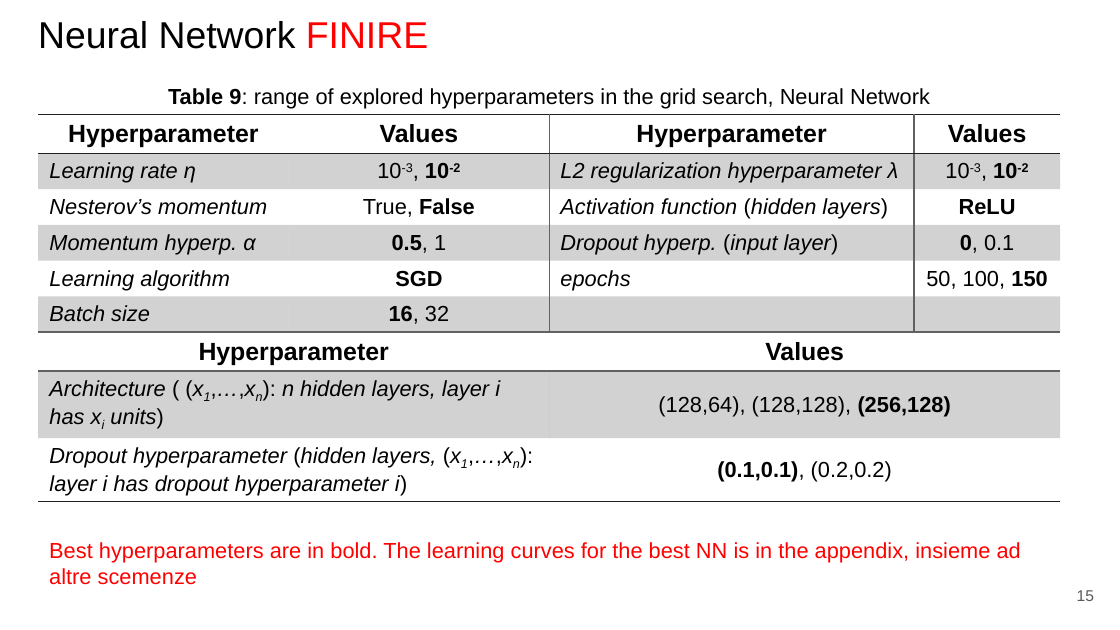
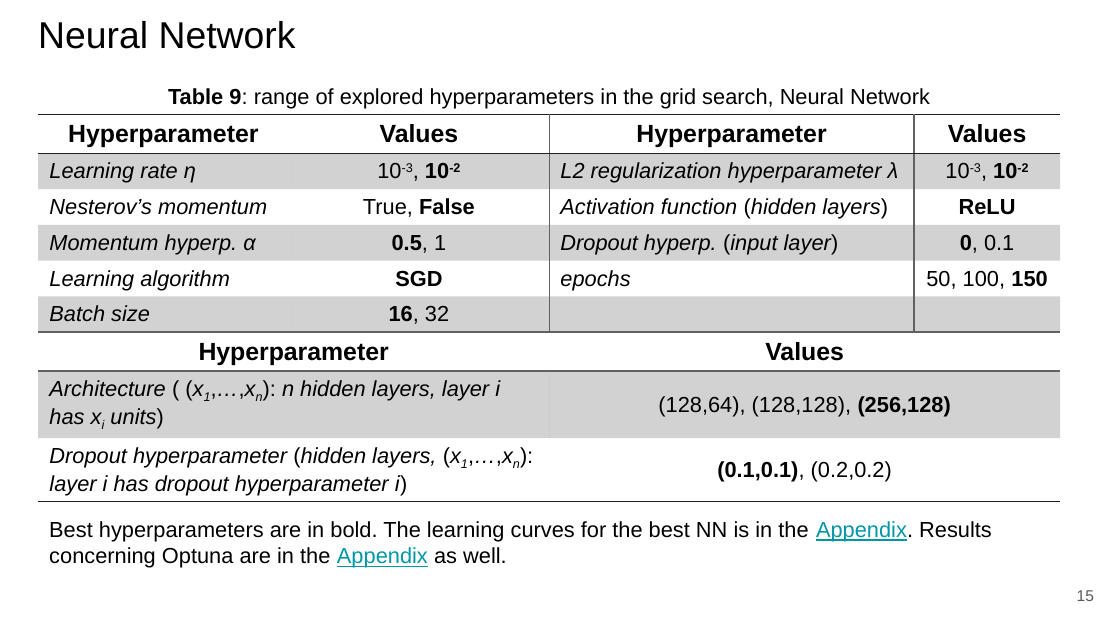
Before and after one commit to paolo-junior-mollica/machine-learning-project, a slide deck: slide 15 of relazione/Canduci_Marino_Mollica.pptx. Drawn at 1120x630 pixels with LibreOffice and Linux fonts; fonts in the diff are those of the drawing. Boxes give left, top, right and bottom in pixels: in the first picture for what was removed or moved away, otherwise in the second. Text is boxed around its words. In the diff, an @@ line names an element or a change of style, - is before the commit and + after.

```diff
--- a/relazione/Canduci_Marino_Mollica.pptx
+++ b/relazione/Canduci_Marino_Mollica.pptx
@@ title at [38,21,296,49]: text changed @@
-Neural Network FINIRE
+Neural Network
@@ text at [49,521,992,568]: text changed; text colour #FF0000 to #000000 @@
-Best hyperparameters are in bold. The learning curves for the best NN is in the appendix, insieme ad altre scemenze
+Best hyperparameters are in bold. The learning curves for the best NN is in the Appendix. Results concerning Optuna are in the Appendix as well.
```
Also in this commit, not shown: 6 other slides changed.
